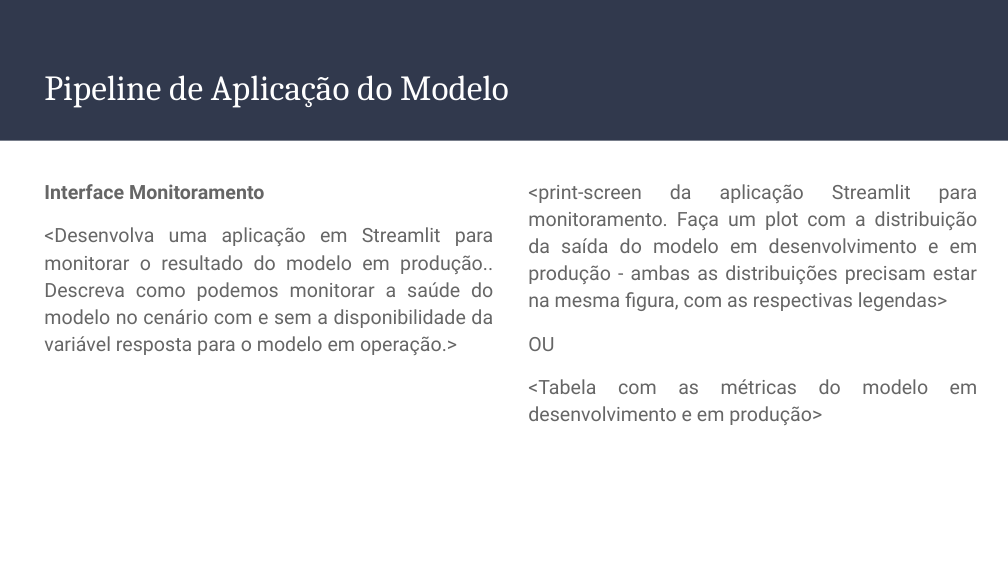
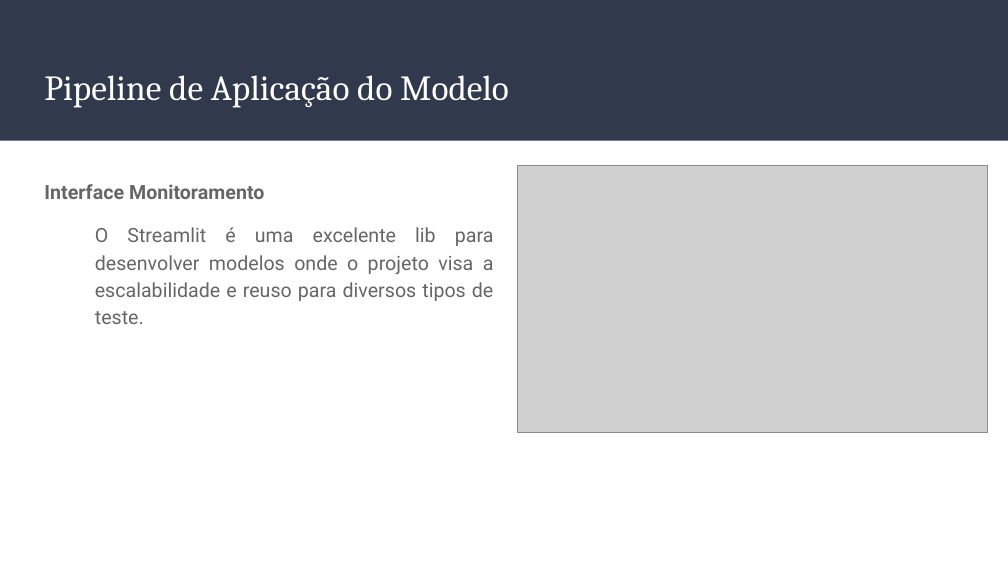
Before and after one commit to wilsonfalcao/eng-machine-learn-entrega, a slide deck: slide 21 of wilsonfalcao_Engenharia_de_Machine_Learning_pd.pptx. Drawn at 1008x567 pixels with LibreOffice and Linux fonts; fonts in the diff are those of the drawing; grey boxes stand for pictures. Boxes give left, top, right and bottom in pixels: in the first picture for what was removed or moved away, otherwise in the second. Text is boxed around its words. In the diff, an @@ line names an element or a change of style, - is before the commit and + after.

```diff
--- a/wilsonfalcao_Engenharia_de_Machine_Learning_pd.pptx
+++ b/wilsonfalcao_Engenharia_de_Machine_Learning_pd.pptx
@@ picture added at bbox=[518, 166, 988, 433] @@
@@ text removed at bbox=[528, 184, 978, 425] @@
-<print-screen da aplicação Streamlit para monitoramento. Faça um plot com a distribuição da saída do modelo em desenvolvimento e em produção - ambas as distribuições precisam estar na mesma figura, com as respectivas legendas>
-OU
-<Tabela com as métricas do modelo em desenvolvimento e em produção>
@@ text at bbox=[95, 227, 494, 324]: text changed @@
-<Desenvolva uma aplicação em Streamlit para monitorar o resultado do modelo em produção.. Descreva como podemos monitorar a saúde do modelo no cenário com e sem a disponibilidade da variável resposta para o modelo em operação.>
+O Streamlit é uma excelente lib para desenvolver modelos onde o projeto visa a escalabilidade e reuso para diversos tipos de teste.
```
Also in this commit, not shown: 2 other slides changed, 9 other files.
